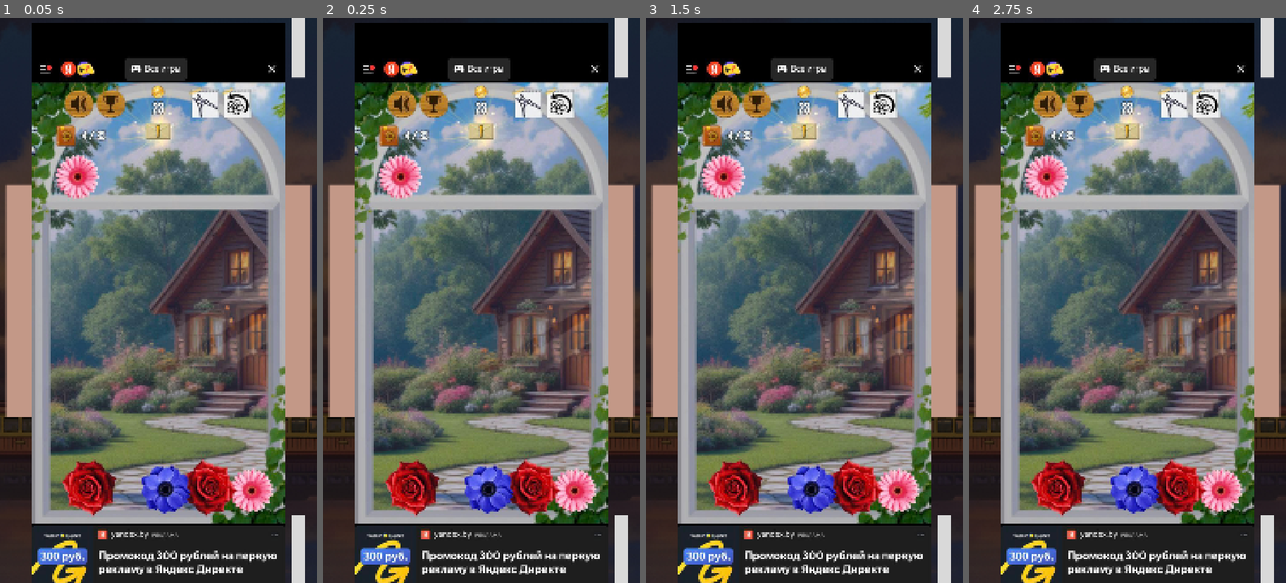
Above: before the commit, frames 1-4 (left to right).
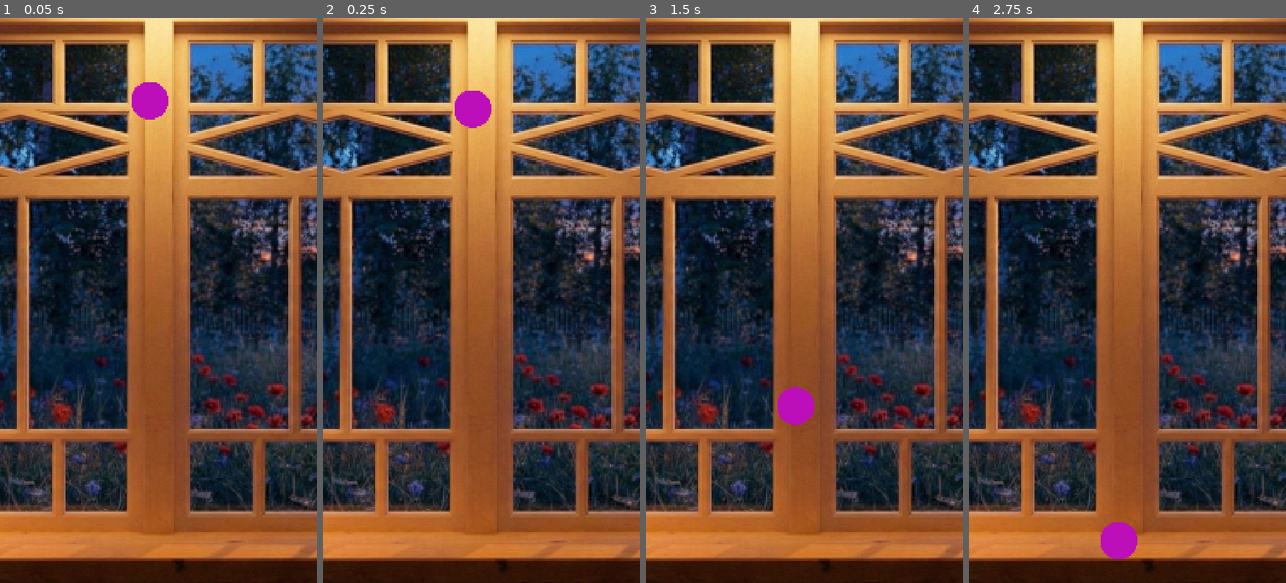
Above: after the commit, the same moments.

Repository: justkuzan/SuikaGame
Game: Godot game, scene res://Scenes/Game/Game.tscn
Two runs of this game, one before a commit and one after it. Both use one fixed random seed, a clock stepped at 60 frames per second and the inputs below. Before the commit the project starts from res://test/test.tscn.
Inputs:
- Up to frame 1 (0.05 s): no input
- Up to frame 2 (0.25 s): no input
- Up to frame 3 (1.5 s): no input
- Up to frame 4 (2.75 s): no input

The runs differ from the first frame. In frame 1, 95% of the frame differs, in the area x 0-100%, y 0-100%; in frame 2, 95%; in frame 3, 95%; in frame 4, 95%.

Commit message:
Base level set up

Diff:
--- /dev/null
+++ b/Scenes/Game/Game.tscn
@@ -0,0 +1,25 @@
+[gd_scene format=3 uid="uid://d2682g4r85urc"]
+
+[ext_resource type="Texture2D" uid="uid://chy8ef08n2ksl" path="res://Assets/Backgrounds/bg_default.png" id="1_rdw05"]
+[ext_resource type="PackedScene" uid="uid://d0rbvn7ybi2sx" path="res://Scenes/Walls/Walls.tscn" id="2_gwu2e"]
+[ext_resource type="PackedScene" uid="uid://daiia8h0goc0c" path="res://Scenes/Objects/BaseObject/BaseObject.tscn" id="3_xbxml"]
+
+[node name="Game" type="Node2D" unique_id=556264147]
+
+[node name="Camera2D" type="Camera2D" parent="." unique_id=1360190577]
+position = Vector2(540, 960)
+metadata/_edit_lock_ = true
+
+[node name="Background" type="Sprite2D" parent="." unique_id=1532605914]
+position = Vector2(540, 960)
+scale = Vector2(1.78, 1.78)
+texture = ExtResource("1_rdw05")
+offset = Vector2(0.025, 0)
+metadata/_edit_lock_ = true
+
+[node name="Walls" parent="." unique_id=219081279 instance=ExtResource("2_gwu2e")]
+position = Vector2(0, -80)
+metadata/_edit_lock_ = true
+
+[node name="BaseObject" parent="." unique_id=182945636 instance=ExtResource("3_xbxml")]
+position = Vector2(510, 280)
--- /dev/null
+++ b/Scenes/Objects/BaseObject/BaseObject.tscn
@@ -0,0 +1,14 @@
+[gd_scene format=3 uid="uid://daiia8h0goc0c"]
+
+[ext_resource type="Texture2D" uid="uid://dkobovbhiog8h" path="res://Assets/Objects/BaseObject.png" id="1_phfco"]
+
+[sub_resource type="CircleShape2D" id="CircleShape2D_xbxml"]
+radius = 64.00781
+
+[node name="BaseObject" type="RigidBody2D" unique_id=182945636]
+
+[node name="Sprite2D" type="Sprite2D" parent="." unique_id=984567259]
+texture = ExtResource("1_phfco")
+
+[node name="CollisionShape2D" type="CollisionShape2D" parent="." unique_id=1621350937]
+shape = SubResource("CircleShape2D_xbxml")
--- /dev/null
+++ b/Scenes/Walls/Walls.tscn
@@ -0,0 +1,20 @@
+[gd_scene format=3 uid="uid://d0rbvn7ybi2sx"]
+
+[sub_resource type="RectangleShape2D" id="RectangleShape2D_wor16"]
+size = Vector2(10, 1930)
+
+[sub_resource type="WorldBoundaryShape2D" id="WorldBoundaryShape2D_fw4ib"]
+
+[node name="Walls" type="StaticBody2D" unique_id=219081279]
+
+[node name="left" type="CollisionShape2D" parent="." unique_id=862982334]
+position = Vector2(-5, 955)
+shape = SubResource("RectangleShape2D_wor16")
+
+[node name="right" type="CollisionShape2D" parent="." unique_id=654891035]
+position = Vector2(1085, 955)
+shape = SubResource("RectangleShape2D_wor16")
+
+[node name="CollisionShape2D" type="CollisionShape2D" parent="." unique_id=703919177]
+position = Vector2(548, 1920)
+shape = SubResource("WorldBoundaryShape2D_fw4ib")
--- a/project.godot
+++ b/project.godot
@@ -11,7 +11,7 @@
 [application]
 
 config/name="SuikaGame"
-run/main_scene="uid://cdk6nsirydoy6"
+run/main_scene="uid://d2682g4r85urc"
 config/features=PackedStringArray("4.6", "GL Compatibility")
 config/icon="res://icon.svg"
 
--- a/test/test.tscn
+++ b/test/test.tscn
@@ -5,7 +5,10 @@
 [node name="Node2D" type="Node2D" unique_id=2019131375]
 
 [node name="Sprite2D" type="Sprite2D" parent="." unique_id=1602343374]
+position = Vector2(540, 960)
 scale = Vector2(1.78, 1.78)
 texture = ExtResource("1_syuel")
+offset = Vector2(0.025, 0)
 
 [node name="Camera2D" type="Camera2D" parent="." unique_id=405187352]
+position = Vector2(540, 960)
Binary file added: Assets/Backgrounds/bg_default.png
Not shown, added: Assets/Backgrounds/bg_default.png.import
Binary file added: Assets/Objects/BaseObject.png
Not shown, added: Assets/Objects/BaseObject.png.import
Binary file changed: test/Frame 9.jpg
